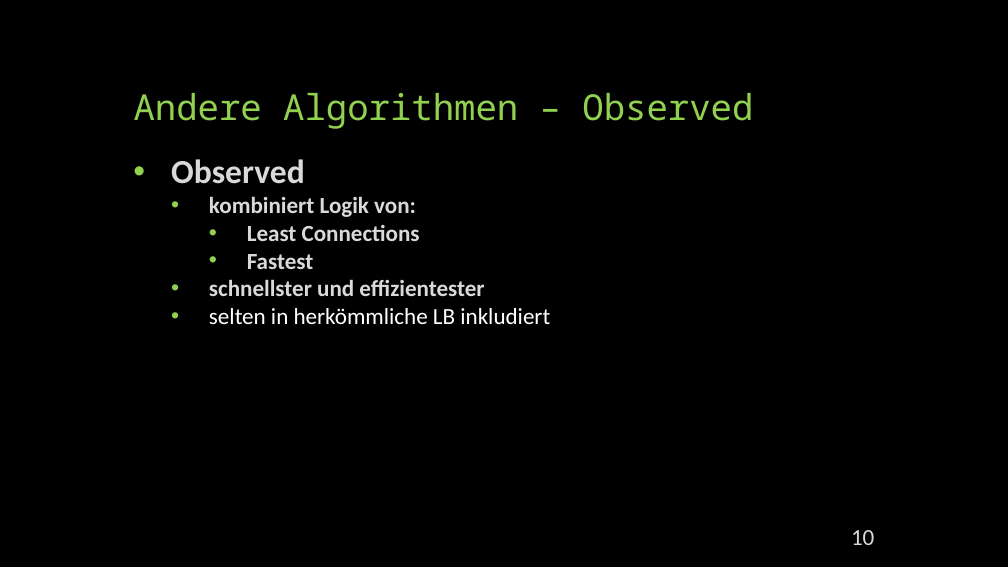
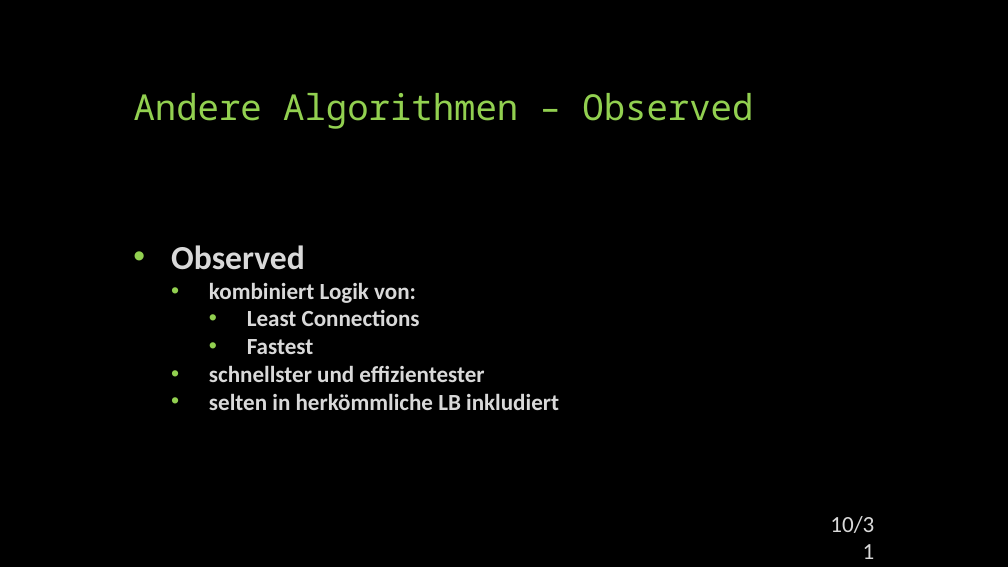
Before and after one commit to mseidl-tgm/1stRow4BHIT, a slide deck: slide 10 of DEZSYS/DEZSYS_LoadBalancing_Präsentation/Load Balancing.pptx. Drawn at 1008x567 pixels with LibreOffice and Linux fonts; fonts in the diff are those of the drawing. Boxes give left, top, right and bottom in pixels: in the first picture for what was removed or moved away, otherwise in the second. Text is boxed around its words. In the diff, an @@ line names an element or a change of style, - is before the commit and + after.

```diff
--- a/DEZSYS/DEZSYS_LoadBalancing_Präsentation/Load Balancing.pptx
+++ b/DEZSYS/DEZSYS_LoadBalancing_Präsentation/Load Balancing.pptx
@@ text "Observed": place and size @@
-text "Observed" at [171, 159, 550, 324]
+text "Observed" at [171, 245, 559, 410]
@@ text at [209, 393, 559, 410]: text colour #FFFFFF to #D9D9D9, bold on in "selten in herkömmliche LB inkludiert" @@
@@ page number at [830, 516, 874, 533]: text changed @@
-10
+10/31
```
Also in this commit, not shown: 21 other slides changed, 10 other files.
